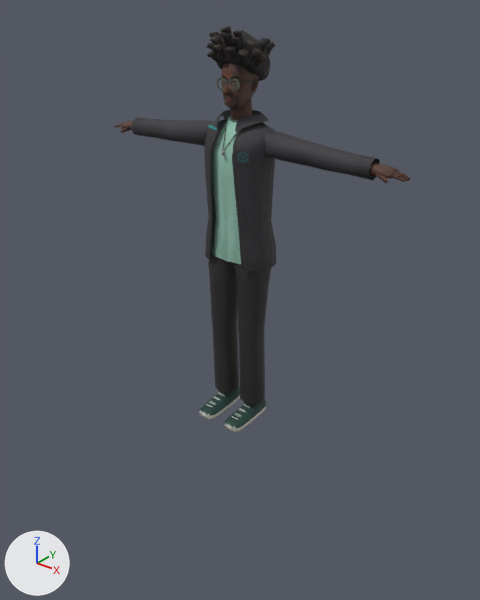
The glTF model assets/pine-gap-boogie/pine-gap-boogie.glb, before and after one commit.
Rendered twice from a 50 mm camera at (1.88, -2.34, 2.1) aimed at (0.07, -0.09, 0.7). Every picture has the same lights, and +X, +Y and +Z are marked at lower left. The first picture is the older version. Mesh edges are drawn as thin lines on the coarser meshes. Where no turn or scale is listed for an object, it has been applied to the vertices.

In view in the first picture: 'Christopher Woodyard'.
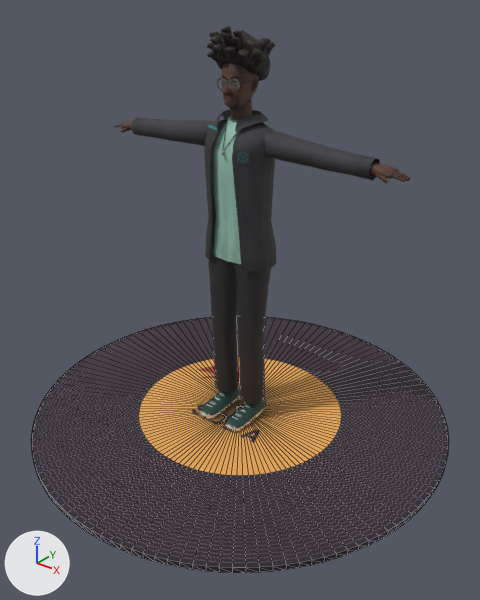
Diff of the bpy script that builds the scene:
```diff
--- a/assets/pine-gap-boogie/pine-gap-boogie.glb.py
+++ b/assets/pine-gap-boogie/pine-gap-boogie.glb.py
@@ img_image_4 @@
+img_image_4 = load_image('Image_4', '_unpacked/Image_4', 512, 512, 'sRGB')
@@ mat_pressed_vinyl @@
+mat_pressed_vinyl = principled_material('Pressed vinyl')
+mat_pressed_vinyl.texture = img_image_4
+mat_pressed_vinyl.roughness = 0.7
@@ me_picture_disc @@
+me_picture_disc.from_pydata(...)  # 259 vertices, 384 faces; spans x -1.09..1.09, y -1.09..1.09, z -0.03..-0.01
+me_picture_disc.materials.append(mat_pressed_vinyl)  # picture img_image_4
@@ ob_side_a___vinyl @@
+ob_side_a___vinyl = bpy.data.objects.new('Side A - vinyl', me_picture_disc)
+ob_side_a___vinyl.location = (0.0, 0.0, 0.0)
```

Pixel boxes (x1, y1, x2, y2) of what changed, in the pictures (480 x 600 px):
'Side A - vinyl', added: after (31, 316, 449, 573)
